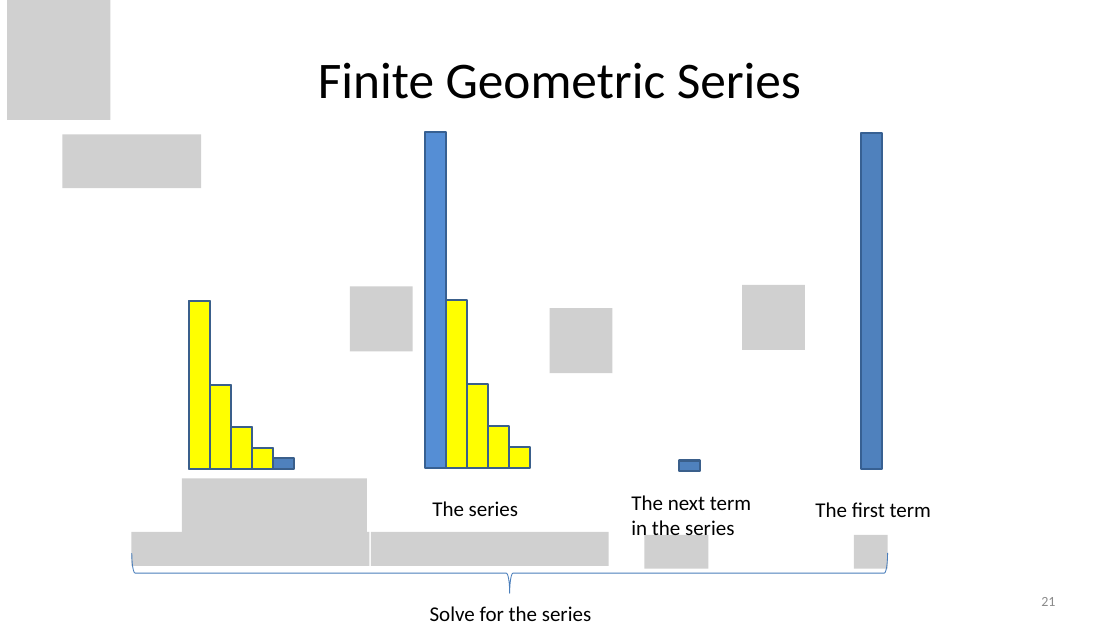
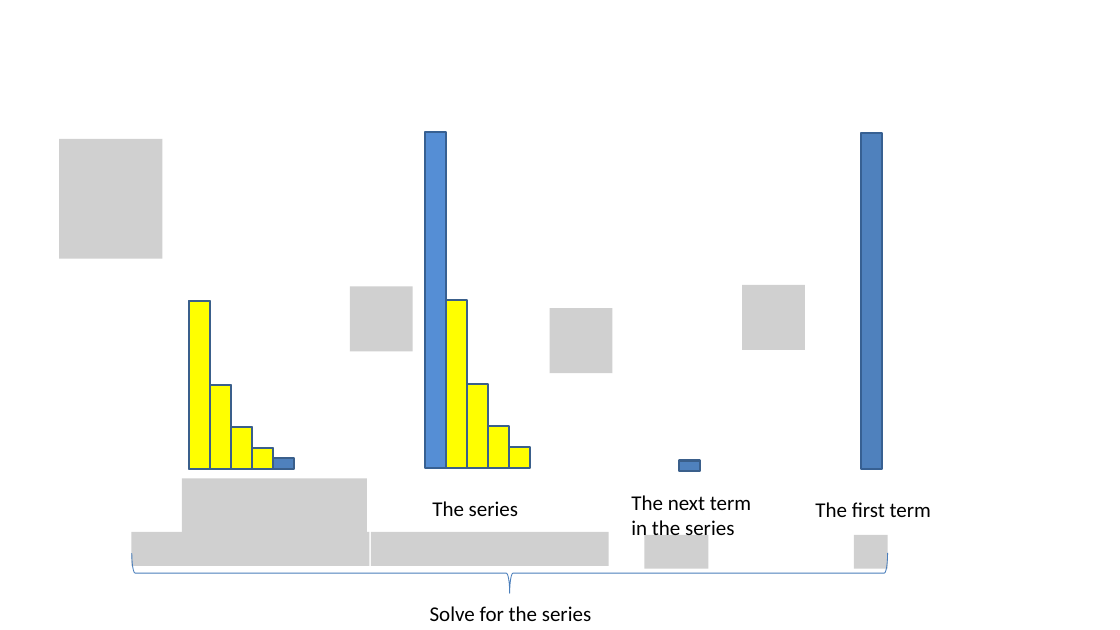
Before and after one commit to natebrunelle/cse332, a slide deck: slide 21 of demo_site/files/slides/lecture6_recurrences_inkb.pptx. Drawn at 1120x630 pixels with LibreOffice and Linux fonts; fonts in the diff are those of the drawing; grey boxes stand for pictures. Boxes give left, top, right and bottom in pixels: in the first picture for what was removed or moved away, otherwise in the second. Text is boxed around its words. In the diff, an @@ line names an element or a change of style, - is before the commit and + after.

```diff
--- a/demo_site/files/slides/lecture6_recurrences_inkb.pptx
+++ b/demo_site/files/slides/lecture6_recurrences_inkb.pptx
@@ picture removed at bbox=[7, 0, 110, 120] @@
@@ title removed at bbox=[318, 62, 801, 99] @@
-Finite Geometric Series
@@ picture added at bbox=[59, 139, 162, 259] @@
@@ picture removed at bbox=[62, 134, 201, 188] @@
@@ page number removed at bbox=[1041, 597, 1055, 606] @@
-21
```
Also in this commit, not shown: 18 other slides changed, 9 other files.
